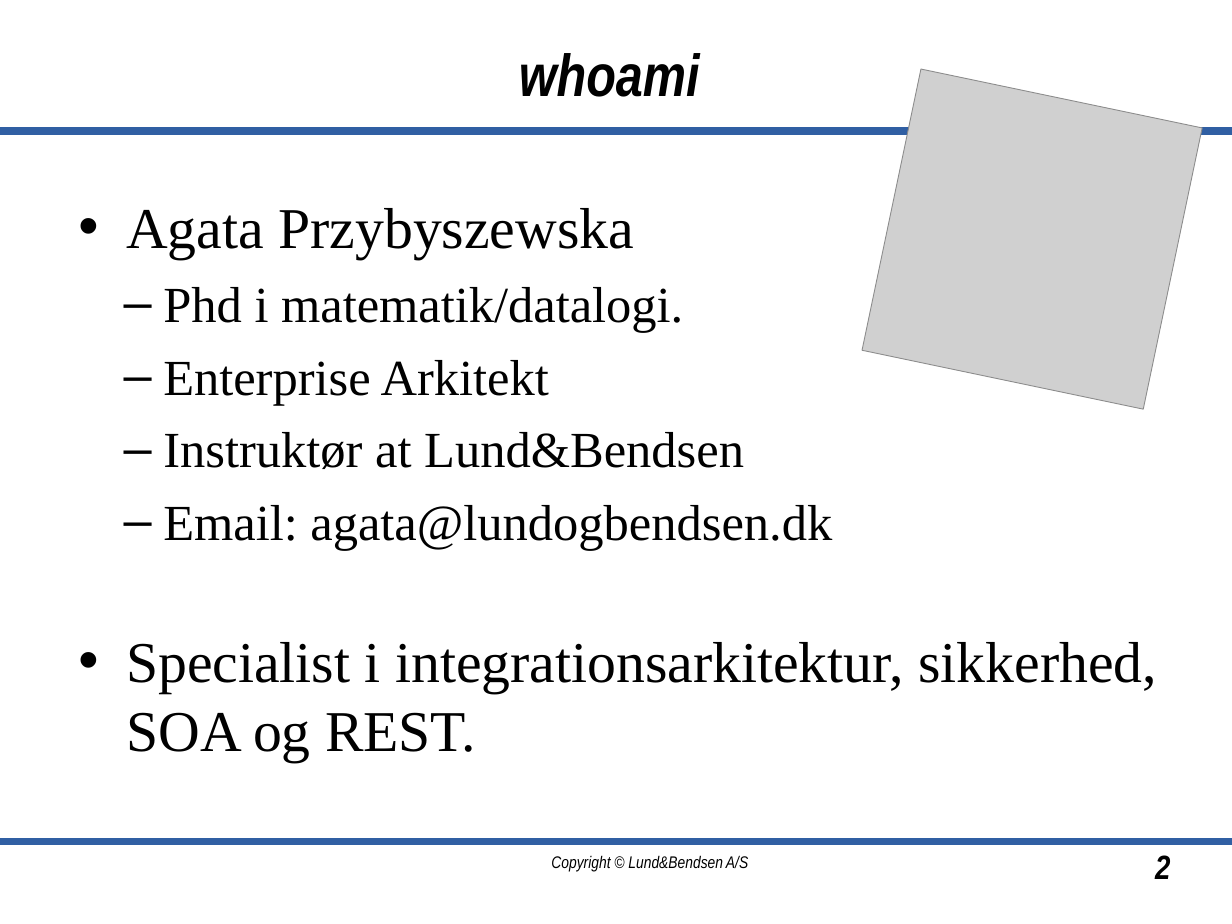
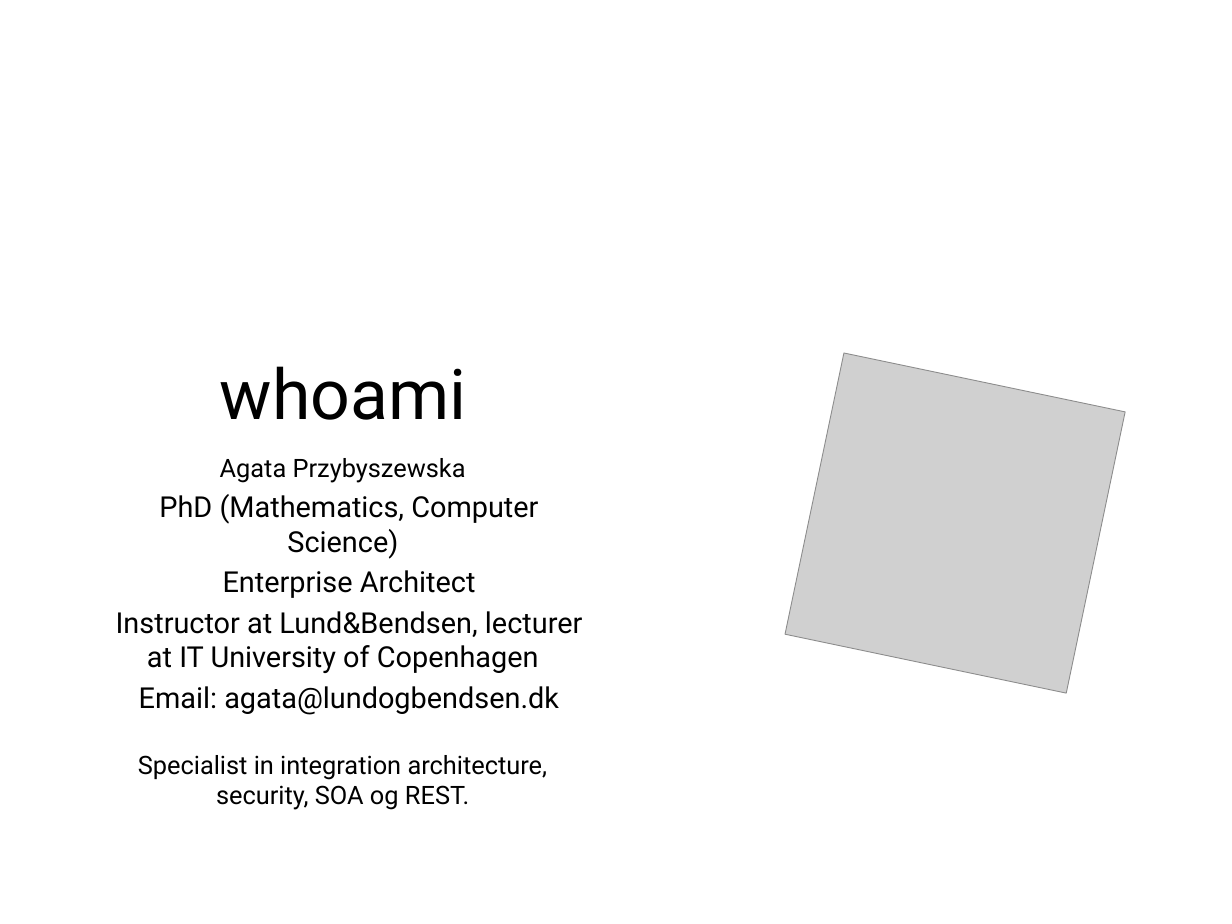
Before and after one commit to LundOgBendsen/LBE2921-Scala, a slide deck: slide 2 of slides/00_about_workshop.pptx. Drawn at 1232x924 pixels with LibreOffice and Linux fonts; fonts in the diff are those of the drawing; grey boxes stand for pictures; background and template pictures are left out. Boxes give left, top, right and bottom in pixels: in the first picture for what was removed or moved away, otherwise in the second. Text is boxed around its words. In the diff, an @@ line names an element or a change of style, - is before the commit and + after.

```diff
--- a/slides/00_about_workshop.pptx
+++ b/slides/00_about_workshop.pptx
@@ title "whoami": place and size @@
-title "whoami" at (519,53,700,97)
+title "whoami" at (220,366,467,420)
@@ title "whoami" at (220,366,467,420): size 49.3 to 58 pt, font Arial Narrow to Roboto, bold off, italic off; vertical alignment middle to bottom @@
@@ line removed from (0, 131) to (1232, 131) @@
@@ picture: place and size @@
-picture at (863,69,1203,409)
+picture at (785,353,1126,693)
@@ text "Agata Przybyszewska": place and size @@
-text "Agata Przybyszewska" at (126,208,1157,762)
+text "Agata Przybyszewska" at (116,458,582,810)
@@ text at (139,458,559,715): size 48 to 21.1 pt in "Agata Przybyszewska"; font Times New Roman to Roboto in "Agata Przybyszewska", "Email: agata@lundogbendsen.dk"; size 42 to 23.9 pt in "Email: agata@lundogbendsen.dk"; alignment left to centre; bullet • to none; less space between paragraphs; bullet – to none @@
@@ text at (116,494,582,673): text changed; size 42 to 23.9 pt; font Times New Roman to Roboto @@
-  – Phd i matematik/datalogi.
-  – Enterprise Arkitekt
-  – Instruktør at Lund&Bendsen
+  PhD (Mathematics, Computer Science)
+  Enterprise Architect
+  Instructor at Lund&Bendsen, lecturer at IT University of Copenhagen
@@ text at (138,755,548,810): text changed; size 48 to 21.1 pt; font Times New Roman to Roboto @@
-• Specialist i integrationsarkitektur, sikkerhed, SOA og REST.
+Specialist in integration architecture, security, SOA og REST.
@@ line removed from (0, 842) to (1232, 842) @@
@@ text removed at (551,855,748,872) @@
-Copyright © Lund&Bendsen A/S
@@ page number removed at (1155,855,1170,879) @@
-2
```
Also in this commit, not shown: 1 other slide changed, 38 other files.
